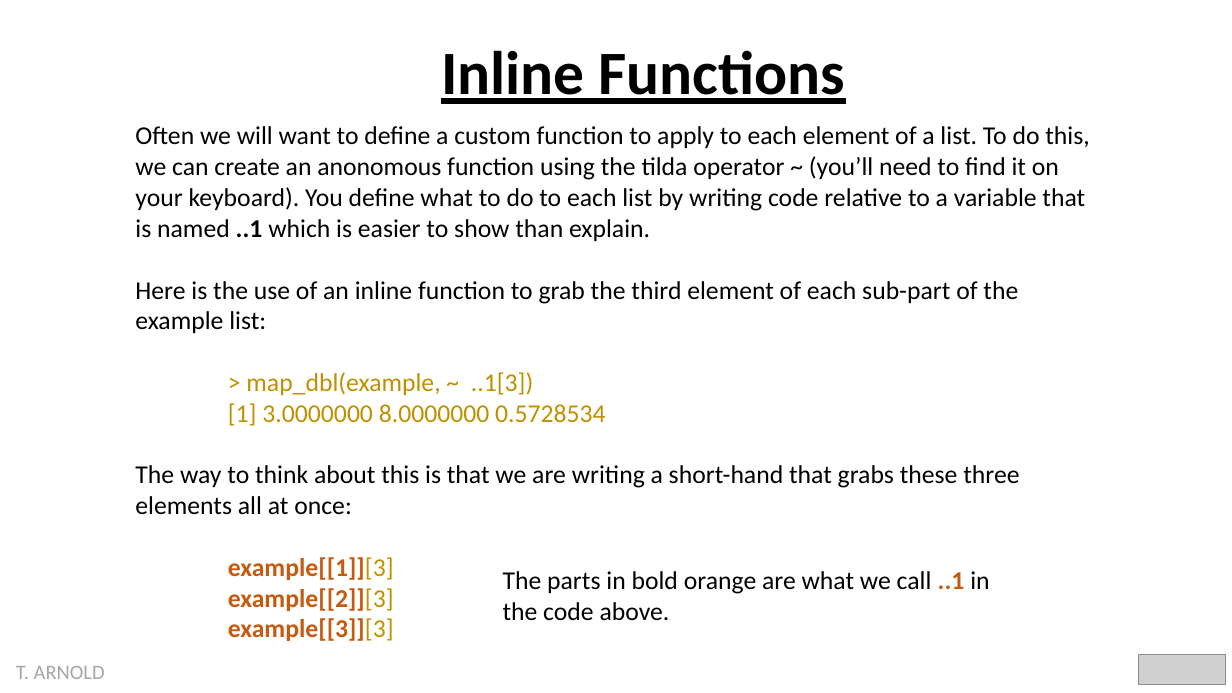
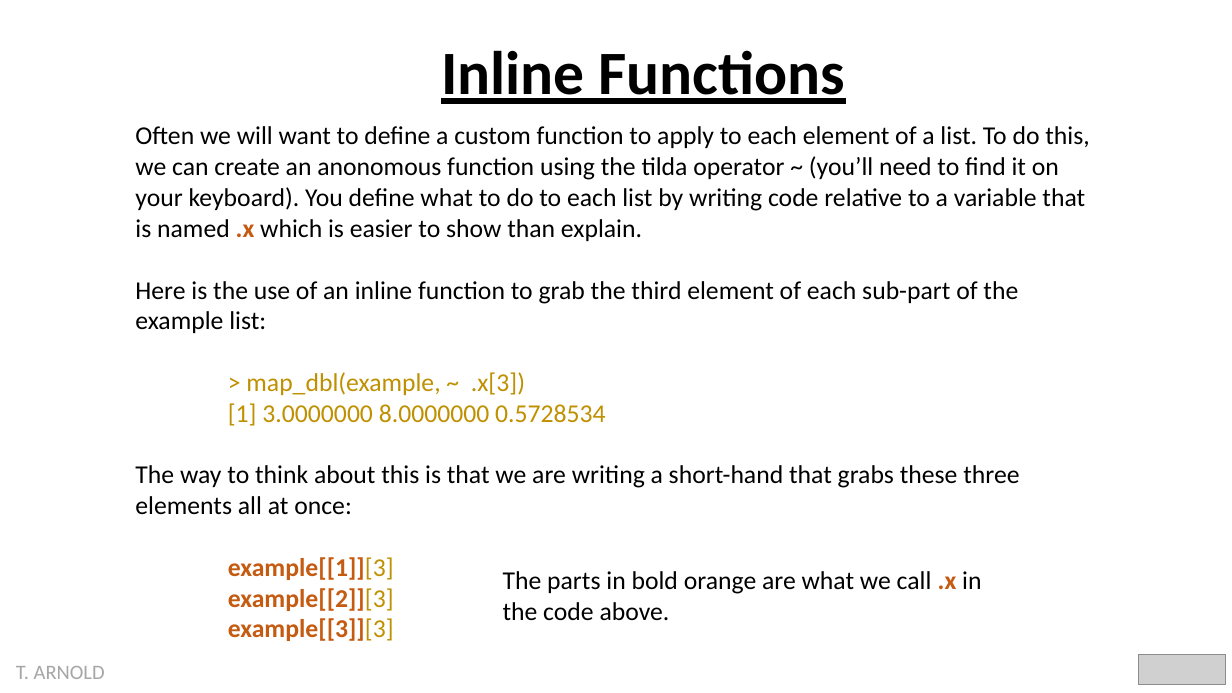
Before and after one commit to statsmaths/dsst289-f21, a slide deck: slide 8 of pslides/vcts_lists.pptx. Drawn at 1232x693 pixels with LibreOffice and Linux fonts; fonts in the diff are those of the drawing; grey boxes stand for pictures. Boxes give left, top, right and bottom in pixels: in the first picture for what was removed or moved away, otherwise in the second. Text is boxed around its words. In the diff, an @@ line names an element or a change of style, - is before the commit and + after.

```diff
--- a/pslides/vcts_lists.pptx
+++ b/pslides/vcts_lists.pptx
@@ text at box(135, 126, 1089, 241): text changed @@
-Often we will want to define a custom function to apply to each element of a list. To do this, we can create an anonomous function using the tilda operator ~ (you’ll need to find it on your keyboard). You define what to do to each list by writing code relative to a variable that is named ..1 which is easier to show than explain.
+Often we will want to define a custom function to apply to each element of a list. To do this, we can create an anonomous function using the tilda operator ~ (you’ll need to find it on your keyboard). You define what to do to each list by writing code relative to a variable that is named .x which is easier to show than explain.
@@ text at box(246, 372, 525, 395): text changed @@
-> map_dbl(example, ~ ..1[3])
+> map_dbl(example, ~ .x[3])
@@ text at box(503, 571, 981, 620): text changed @@
-The parts in bold orange are what we call ..1 in the code above.
+The parts in bold orange are what we call .x in the code above.
```
Also in this commit, not shown: 3 other slides changed, 17 other files.
